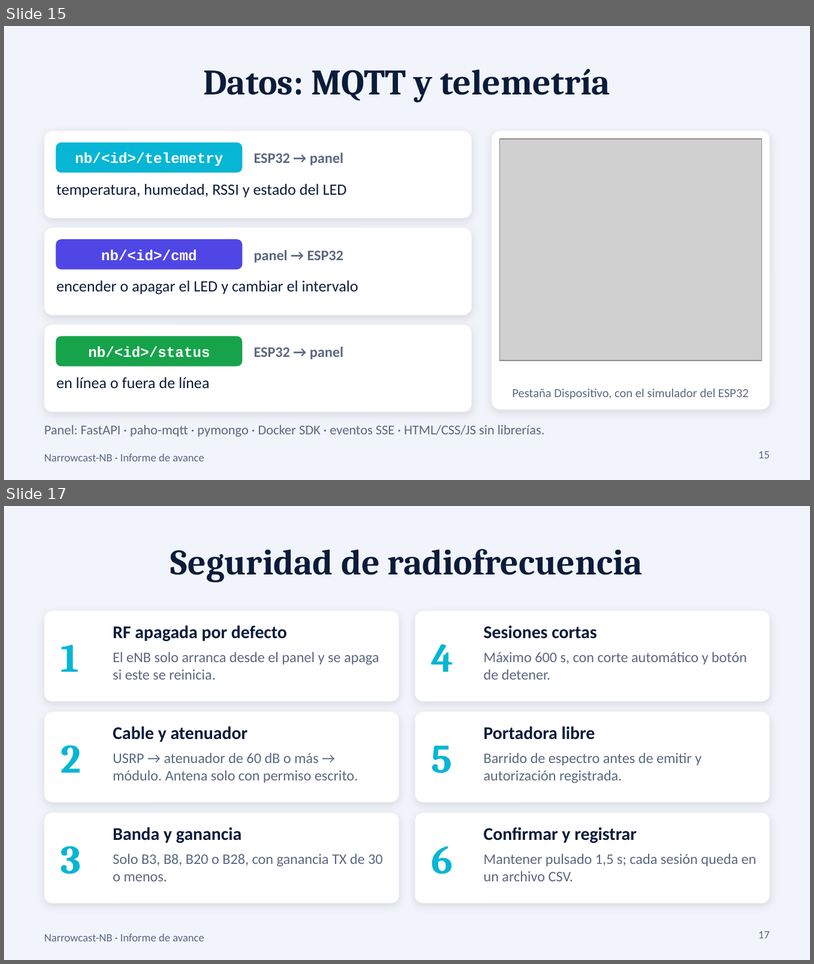
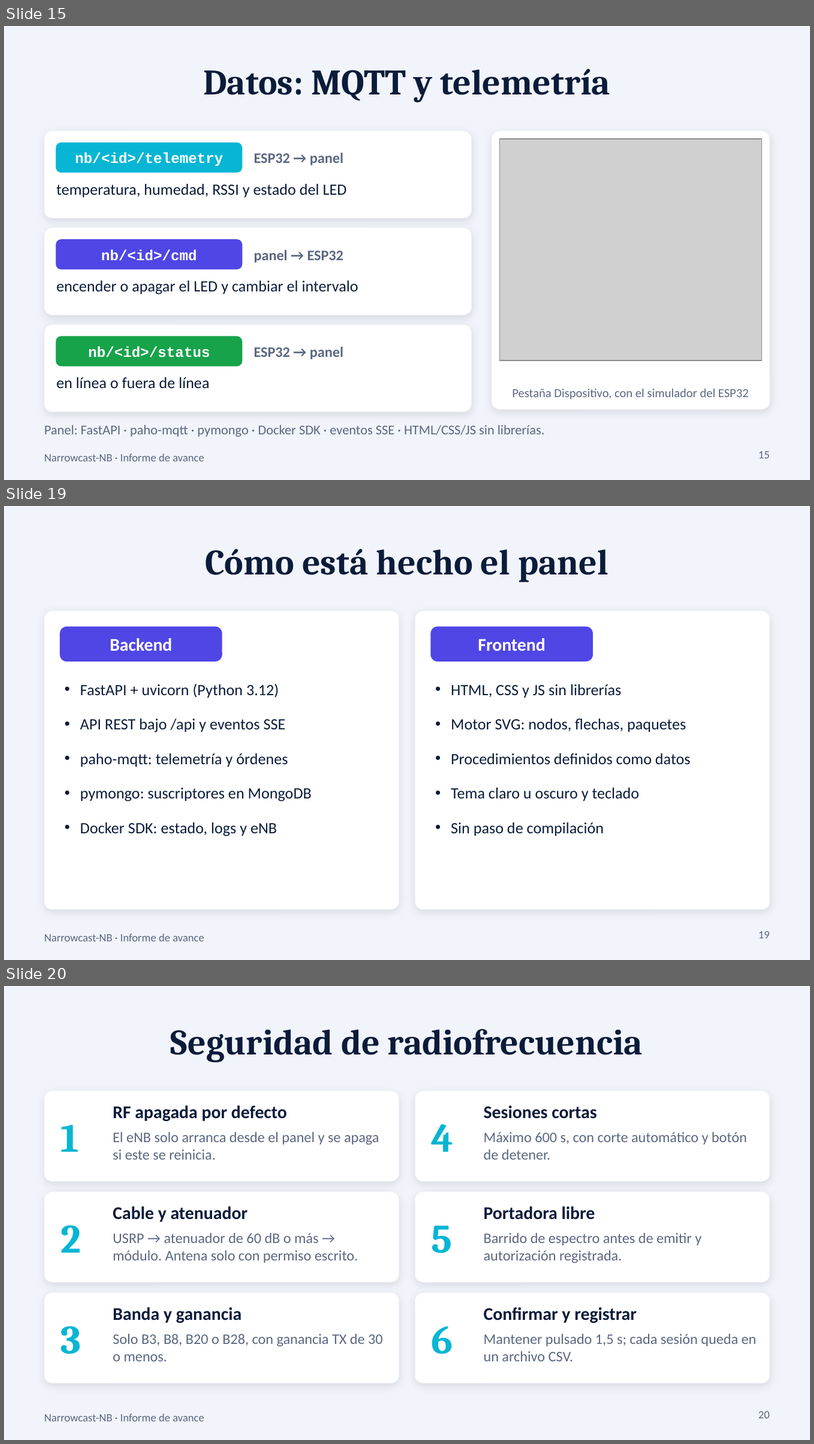
Before and after one commit to franco0209/Narrowcast-NB, a slide deck: docs/Narrowcast-NB-avance.pptx. Shown one above the other, each under a label of ours: slides 15 and 17 before the commit, slides 15, 19 and 20 after it; the slides between them are not shown. The pictures are 814x964 and 814x1444 pixels, drawn with LibreOffice and Linux fonts; fonts in the diff are those of the drawing; grey boxes stand for pictures. Boxes give left, top, right and bottom in pixels: in the first picture for what was removed or moved away, otherwise in the second. Text is boxed around its words. In the diff, an @@ line names an element or a change of style, - is before the commit and + after.

Commit message:
Docs: arquitectura, panel y docker/compilacion; presentacion actualizada con los modulos del panel

```diff
--- a/docs/Narrowcast-NB-avance.pptx
+++ b/docs/Narrowcast-NB-avance.pptx
@@ slide 19 added at bbox=[4, 506, 810, 960], background #F1F4FA; not listed: 1 template element that a slide beside it also shows @@
@@ title added at bbox=[205, 549, 609, 582], 32 pt, text #0B1B3A, bold @@
+Cómo está hecho el panel
@@ rounded rectangle added at bbox=[44, 611, 399, 909], fill #FFFFFF, outline #F1F4FA 0.5 pt @@
@@ rounded rectangle added at bbox=[415, 611, 770, 909], fill #FFFFFF, outline #F1F4FA 0.5 pt @@
@@ rounded rectangle added at bbox=[60, 627, 222, 661], fill #4F46E5, outline #4F46E5 1 pt @@
@@ rounded rectangle added at bbox=[431, 627, 593, 661], fill #4F46E5, outline #4F46E5 1 pt @@
@@ text added at bbox=[110, 638, 172, 651], 16 pt, text #FFFFFF, bold @@
+Backend
@@ text added at bbox=[478, 638, 545, 651], 16 pt, text #FFFFFF, bold @@
+Frontend
@@ text added at bbox=[80, 684, 312, 836], 14 pt, text #0B1B3A @@
+• FastAPI + uvicorn (Python 3.12)
+• API REST bajo /api y eventos SSE
+• paho-mqtt: telemetría y órdenes
+• pymongo: suscriptores en MongoDB
+• Docker SDK: estado, logs y eNB
@@ text added at bbox=[451, 684, 691, 836], 14 pt, text #0B1B3A @@
+• HTML, CSS y JS sin librerías
+• Motor SVG: nodos, flechas, paquetes
+• Procedimientos definidos como datos
+• Tema claro u oscuro y teclado
+• Sin paso de compilación
@@ page number added at bbox=[759, 931, 770, 938], 10 pt, text #5B6780 @@
+19
@@ what was slide 17 is now slide 20 @@
@@ page number at bbox=[759, 1411, 770, 1418]: text changed @@
-17
+20
```
Also in this commit, not shown: 6 slides changed, 2 other slides added, 5 other files.
